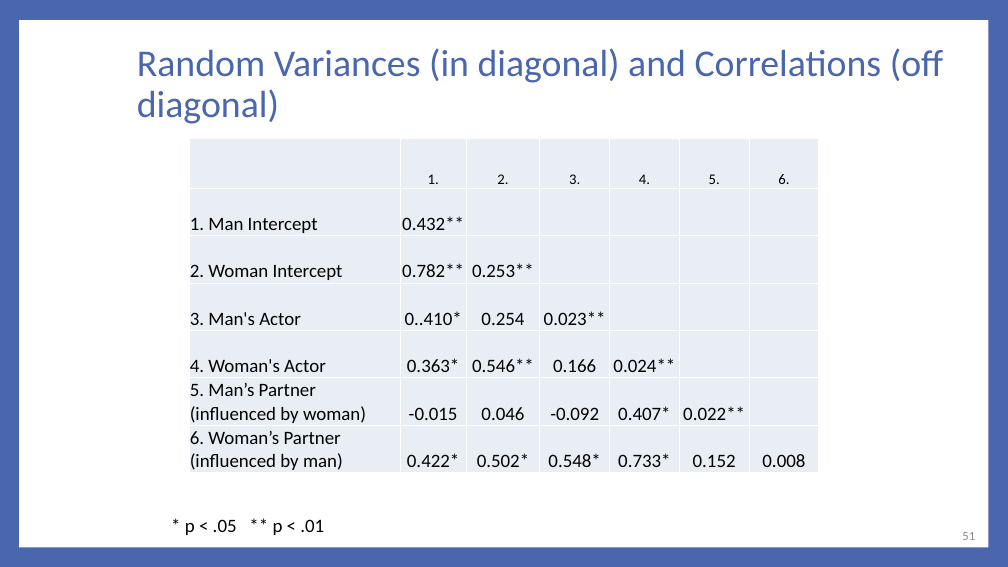
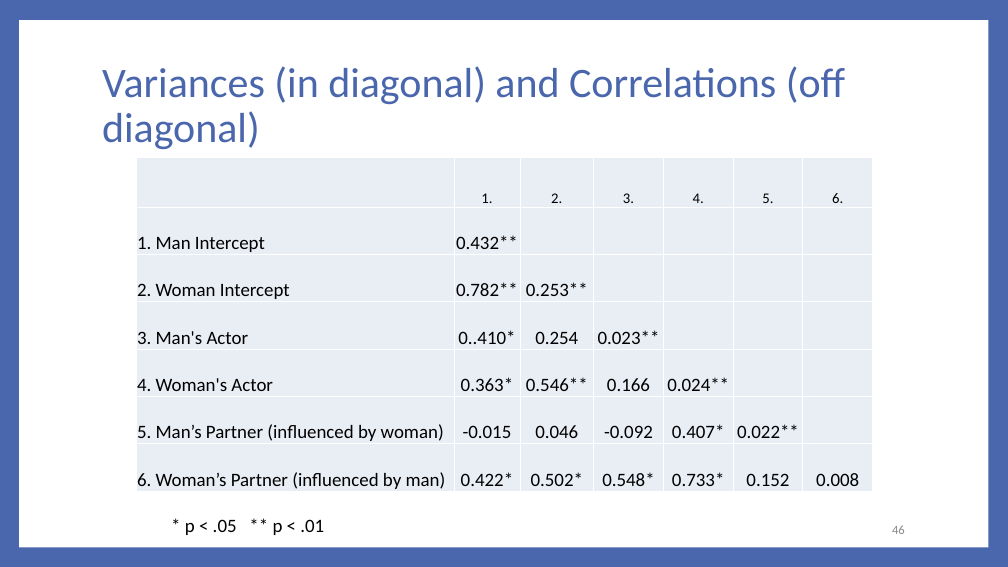
Before and after one commit to RandiLGarcia/2day-dyad-workshop, a slide deck: slide 46 of Day 2/Lecture Slides/Day 2 Slides.pptx (slide 51 before the commit). Drawn at 1008x567 pixels with LibreOffice and Linux fonts; fonts in the diff are those of the drawing. Boxes give left, top, right and bottom in pixels: in the first picture for what was removed or moved away, otherwise in the second. Text is boxed around its words. In the diff, an @@ line names an element or a change of style, - is before the commit and + after.

```diff
--- a/Day 2/Lecture Slides/Day 2 Slides.pptx
+++ b/Day 2/Lecture Slides/Day 2 Slides.pptx
@@ title at box(102, 66, 845, 149): text changed; size 36 to 40 pt @@
-Random Variances (in diagonal) and Correlations (off diagonal)
+Variances (in diagonal) and Correlations (off diagonal)
@@ table: place and size @@
-table at box(189, 138, 817, 474)
+table at box(136, 157, 871, 493)
@@ page number at box(892, 525, 905, 534): text changed @@
-51
+46
```
Also in this commit, not shown: 5 other slides changed, 15 slides added, 4 slides removed, 47 other files.
